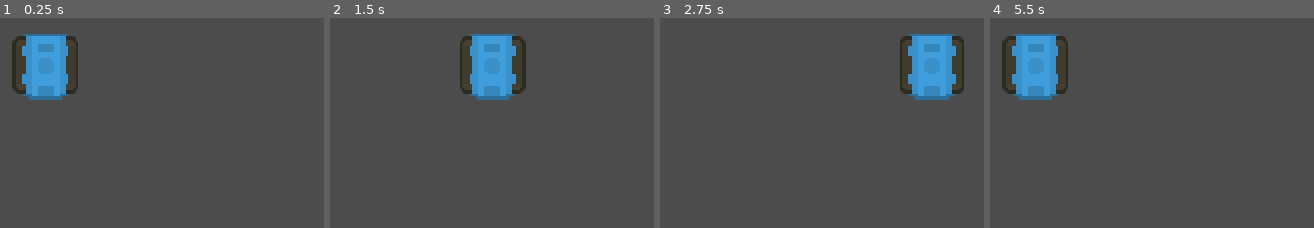
Above: before the commit, frames 1-4 (left to right).
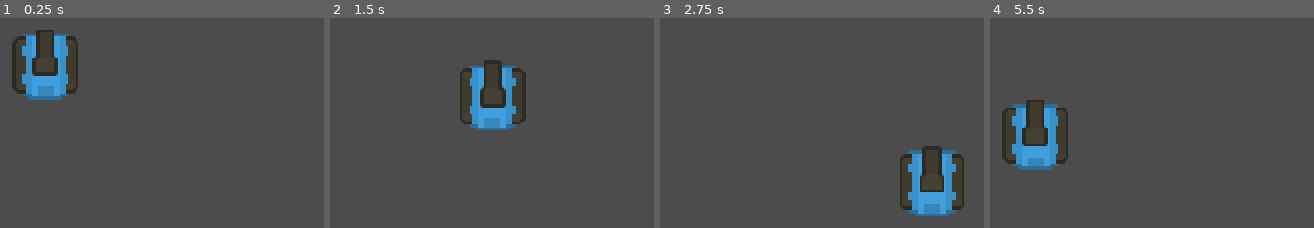
Above: after the commit, the same moments.

Repository: RuanSR/rogue-tank-game
Game: Godot game, scene res://src/Levels/TestLevel/View/TestArea.tscn
The game is run twice, just before and just after one commit, with the same random seed, the same clock (stepped at 60 frames per second) and the same inputs.
Inputs:
- Up to frame 1 (0.25 s): no input
- Up to frame 2 (1.5 s): tap Enter at 0.5 s; hold Right (ui_right) 0.53-1.28 s; hold Down (ui_down) from 1.28 s (still down)
- Up to frame 3 (2.75 s): release Down (ui_down) at 2.03 s; hold Right (ui_right) from 2.03 s (still down)
- Up to frame 4 (5.5 s): release Right (ui_right) at 2.78 s; hold Up (ui_up) 2.78-3.53 s; hold Left (ui_left) 3.53-5.03 s; hold Down (ui_down) from 5.03 s (still down)

The runs differ from the first frame. In frame 1, 1.4% of the frame differs, in the area x 9-18%, y 5-28%; in frame 2, 7.3%; in frame 3, 12%; in frame 4, 12%, in the area x 3-25%, y 7-73%.

Commit message:
Adicionou movimento no eixo y do player
Alterou nome da pasta Player para PlayerTank

Adicionou prefixo do tipo do node no final de cada node usado no PlayerTank

Diff:
--- a/project.godot
+++ b/project.godot
@@ -12,12 +12,12 @@
 "base": "Reference",
 "class": "PlayerModel",
 "language": "GDScript",
-"path": "res://src/Modules/Player/Model/player_model.gd"
+"path": "res://src/Modules/PlayerTank/Model/player_model.gd"
 }, {
 "base": "Reference",
 "class": "PlayerPresenter",
 "language": "GDScript",
-"path": "res://src/Modules/Player/Presenter/player_presenter.gd"
+"path": "res://src/Modules/PlayerTank/Presenter/player_presenter.gd"
 } ]
 _global_script_class_icons={
 "PlayerModel": "",
@@ -29,6 +29,14 @@
 config/name="RogueTank"
 run/main_scene="res://src/Levels/TestLevel/View/TestArea.tscn"
 config/icon="res://icon.png"
+
+[debug]
+
+gdscript/completion/autocomplete_setters_and_getters=true
+gdscript/warnings/unused_class_variable=true
+gdscript/warnings/unsafe_property_access=true
+gdscript/warnings/unsafe_method_access=true
+gdscript/warnings/unsafe_cast=true
 
 [display]
 
--- a/src/Levels/TestLevel/View/TestArea.tscn
+++ b/src/Levels/TestLevel/View/TestArea.tscn
@@ -1,6 +1,6 @@
 [gd_scene load_steps=2 format=2]
 
-[ext_resource path="res://src/Modules/Player/View/Tank.tscn" type="PackedScene" id=1]
+[ext_resource path="res://src/Modules/PlayerTank/View/Tank.tscn" type="PackedScene" id=1]
 
 [node name="TestArea" type="Node2D"]
 
--- a/src/Modules/Player/Model/player_model.gd
+++ /dev/null
@@ -1,6 +0,0 @@
-class_name PlayerModel
-
-var speed := 100;
-
-func _init():
-	print("init");
--- a/src/Modules/Player/Presenter/player_presenter.gd
+++ /dev/null
@@ -1,20 +0,0 @@
-class_name PlayerPresenter
-
-var tank_view: KinematicBody2D
-var player_model: PlayerModel
-
-func _init(tank_view: KinematicBody2D):
-	player_model = preload("res://src/Modules/Player/Model/player_model.gd").new()
-
-	self.tank_view = tank_view
-
-func on_move(delta: float):
-	var dir_x: int = 0;
-
-	if(Input.is_action_pressed("ui_right")):
-		dir_x += 1;
-
-	if(Input.is_action_pressed("ui_left")):
-		dir_x -= 1;
-
-	tank_view.translate(Vector2(dir_x, 0) * delta * player_model.speed)
--- a/src/Modules/Player/View/Tank.tscn
+++ /dev/null
@@ -1,13 +0,0 @@
-[gd_scene load_steps=3 format=2]
-
-[ext_resource path="res://src/Modules/Player/Assets/tank_body/tankBody_blue_outline.png" type="Texture" id=1]
-[ext_resource path="res://src/Modules/Player/View/tank_view.gd" type="Script" id=2]
-
-[node name="Tank" type="KinematicBody2D"]
-script = ExtResource( 2 )
-
-[node name="Poly" type="CollisionPolygon2D" parent="."]
-polygon = PoolVector2Array( -15, -20, -21, -15, -21, 13, -14, 19, -10, 21, 10, 21, 15, 18, 21, 14, 21, -15, 18, -19, 13, -21, -14, -21 )
-
-[node name="Sprite" type="Sprite" parent="."]
-texture = ExtResource( 1 )
--- a/src/Modules/Player/View/tank_view.gd
+++ /dev/null
@@ -1,10 +0,0 @@
-extends KinematicBody2D
-
-var presenter: PlayerPresenter
-
-func _ready():
-	presenter = preload("res://src/Modules/Player/Presenter/player_presenter.gd").new(self)
-
-func _process(delta):
-
-	presenter.on_move(delta)
--- /dev/null
+++ b/src/Modules/PlayerTank/Model/player_model.gd
@@ -0,0 +1,6 @@
+class_name PlayerModel
+
+var speed: int = 100;
+
+func _init():
+	print("init");
--- /dev/null
+++ b/src/Modules/PlayerTank/Presenter/player_presenter.gd
@@ -0,0 +1,28 @@
+class_name PlayerPresenter
+
+var tank_view: KinematicBody2D
+var player_model: PlayerModel
+
+func _init(tank_view: KinematicBody2D):
+	player_model = preload("res://src/Modules/PlayerTank/Model/player_model.gd").new()
+
+	self.tank_view = tank_view
+
+func on_move(delta: float):
+
+	var dir_x := 0;
+	var dir_y := 0;
+
+	if(Input.is_action_pressed("ui_right")):
+		dir_x += 1;
+
+	if(Input.is_action_pressed("ui_left")):
+		dir_x -= 1;
+
+	if(Input.is_action_pressed("ui_up")):
+		dir_y -= 1;
+
+	if(Input.is_action_pressed("ui_down")):
+		dir_y += 1;
+
+	tank_view.translate(Vector2(dir_x, dir_y) * delta * player_model.speed)
--- /dev/null
+++ b/src/Modules/PlayerTank/View/Tank.tscn
@@ -0,0 +1,20 @@
+[gd_scene load_steps=4 format=2]
+
+[ext_resource path="res://src/Modules/PlayerTank/Assets/barrel/tankDark_barrel1_outline.png" type="Texture" id=1]
+[ext_resource path="res://src/Modules/PlayerTank/View/tank_view.gd" type="Script" id=2]
+[ext_resource path="res://src/Modules/PlayerTank/Assets/tank_body/tankBody_blue_outline.png" type="Texture" id=3]
+
+[node name="PlayerTank" type="KinematicBody2D"]
+script = ExtResource( 2 )
+
+[node name="TankBodyCollisionPoly2D" type="CollisionPolygon2D" parent="."]
+polygon = PoolVector2Array( -15, -20, -21, -15, -21, 13, -14, 19, -10, 21, 10, 21, 15, 18, 21, 14, 21, -15, 18, -19, 13, -21, -14, -21 )
+
+[node name="TankBodySprite" type="Sprite" parent="."]
+texture = ExtResource( 3 )
+
+[node name="TankBarrelNode2D" type="Node2D" parent="."]
+
+[node name="TankBarrelSprite" type="Sprite" parent="TankBarrelNode2D"]
+texture = ExtResource( 1 )
+offset = Vector2( 0, -9 )
--- /dev/null
+++ b/src/Modules/PlayerTank/View/tank_view.gd
@@ -0,0 +1,10 @@
+extends KinematicBody2D
+
+var presenter: PlayerPresenter
+
+func _ready():
+	presenter = preload("res://src/Modules/PlayerTank/Presenter/player_presenter.gd").new(self)
+
+func _process(delta):
+
+	presenter.on_move(delta)
Not shown, removed: src/Modules/Player/Assets/barrel/barrelBlack_side.png.import
Not shown, removed: src/Modules/Player/Assets/barrel/barrelBlack_top.png.import
Not shown, removed: src/Modules/Player/Assets/barrel/barrelGreen_side.png.import
Not shown, removed: src/Modules/Player/Assets/barrel/barrelGreen_top.png.import
Not shown, removed: src/Modules/Player/Assets/barrel/barrelRed_side.png.import
Not shown, removed: src/Modules/Player/Assets/barrel/barrelRed_top.png.import
Not shown, removed: src/Modules/Player/Assets/barrel/barrelRust_side.png.import
Not shown, removed: src/Modules/Player/Assets/barrel/barrelRust_top.png.import
Not shown, removed: src/Modules/Player/Assets/barrel/specialBarrel1.png.import
Not shown, removed: src/Modules/Player/Assets/barrel/specialBarrel1_outline.png.import
Not shown, removed: src/Modules/Player/Assets/barrel/specialBarrel2.png.import
Not shown, removed: src/Modules/Player/Assets/barrel/specialBarrel2_outline.png.import
(and 329 more such lines)
